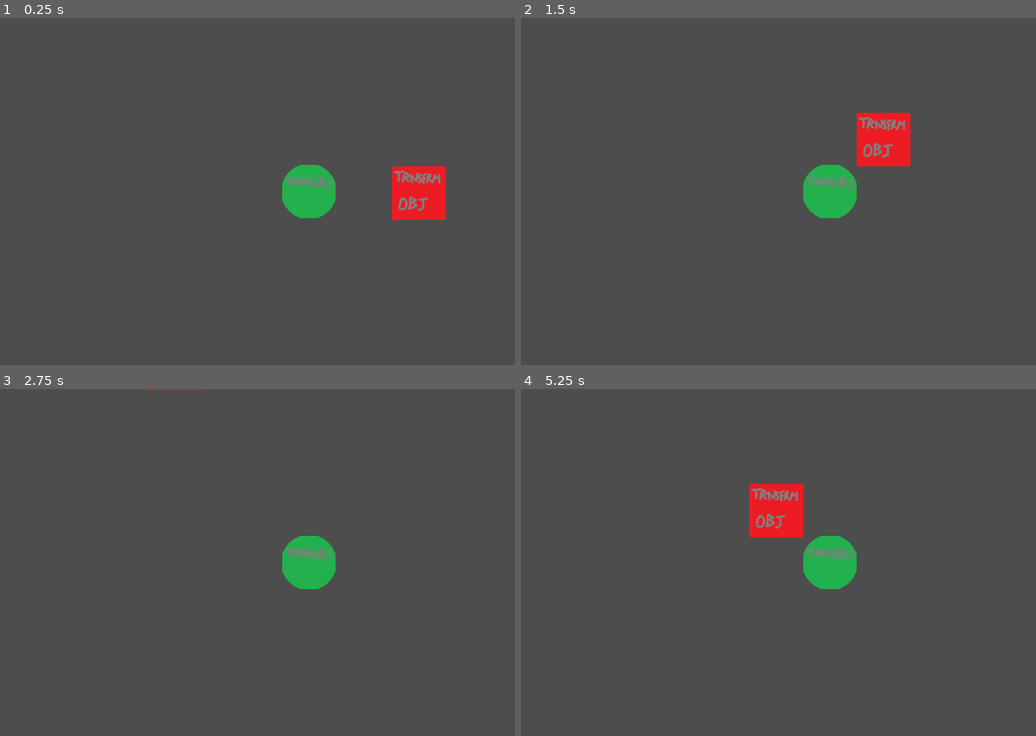
Above: before the commit, frames 1-4 (two rows, left to right).
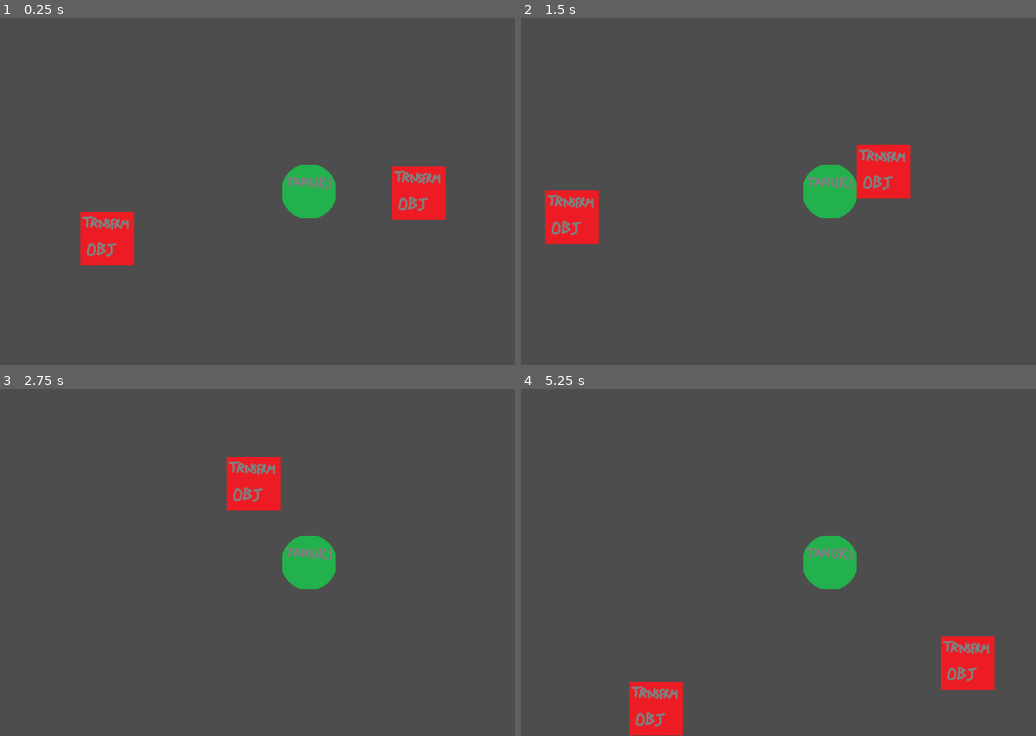
Above: after the commit, the same moments.

Repository: FinalExa/Tanuki
Game: Godot game, scene res://_Scenes/player_transform_test.tscn
Two runs of this game, one before a commit and one after it. Both use one fixed random seed, a clock stepped at 60 frames per second and the inputs below.
Inputs:
- Up to frame 1 (0.25 s): no input
- Up to frame 2 (1.5 s): tap Enter at 0.5 s; hold D (right) 0.53-1.28 s; tap Shift (interact, bound only after the commit) at 0.6 s; tap E (transformation, bound only after the commit) at 0.8, 1.35 s; hold S (down) from 1.28 s (still down)
- Up to frame 3 (2.75 s): tap Shift (interact, bound only after the commit) at 1.55, 2.1 s; release S (down) at 2.03 s; hold D (right) from 2.03 s (still down); tap E (transformation, bound only after the commit) at 2.3 s
- Up to frame 4 (5.25 s): release D (right) at 2.78 s; hold W (up) 2.78-3.53 s; tap E (transformation, bound only after the commit) at 2.85, 3.8, 4.35 s; tap Shift (interact, bound only after the commit) at 3.05, 3.6, 4.55, 5.1 s; hold A (left) 3.53-5.03 s; hold S (down) from 5.03 s (still down)

The runs differ from the first frame. In frame 1, 1.6% of the frame differs, in the area x 15-27%, y 55-72%; in frame 2, 3.8%; in frame 3, 1.7%; in frame 4, 4.9%, in the area x 21-93%, y 27-100%.

Commit message:
transformation part 1 done

Diff:
--- a/PlayerCharacter/PlayerCharacter.tscn
+++ b/PlayerCharacter/PlayerCharacter.tscn
@@ -1,15 +1,16 @@
-[gd_scene load_steps=4 format=3 uid="uid://dvqsbkk55uw2f"]
+[gd_scene load_steps=6 format=3 uid="uid://dvqsbkk55uw2f"]
 
-[ext_resource type="Script" path="res://PlayerCharacter/Scripts/CharacterMovement.gd" id="1_ulxk8"]
+[ext_resource type="Script" path="res://PlayerCharacter/Scripts/PlayerCharacter.gd" id="1_0akyq"]
+[ext_resource type="Script" path="res://PlayerCharacter/Scripts/PCMovement.gd" id="1_7j0ss"]
 [ext_resource type="Texture2D" uid="uid://dyiale1jrkaxh" path="res://PlayerCharacter/Sprites/PlayerSprite.png" id="2_qjwsv"]
+[ext_resource type="Script" path="res://PlayerCharacter/Scripts/TransformationChange.gd" id="3_bjmh7"]
 
 [sub_resource type="CircleShape2D" id="CircleShape2D_nxjry"]
 radius = 50.01
 
 [node name="PlayerCharacter" type="CharacterBody2D"]
-script = ExtResource("1_ulxk8")
-accelerationPerSecond = 2000
-defaultMaxSpeed = 500
+collision_layer = 3
+script = ExtResource("1_0akyq")
 
 [node name="CollisionShape2D" type="CollisionShape2D" parent="."]
 shape = SubResource("CircleShape2D_nxjry")
@@ -18,3 +19,20 @@
 texture = ExtResource("2_qjwsv")
 
 [node name="Camera2D" type="Camera2D" parent="."]
+
+[node name="TransformationChange" type="Node2D" parent="."]
+script = ExtResource("3_bjmh7")
+transformationDuration = 10
+tailActivationTime = 7
+transformationLockDuration = 1
+
+[node name="Movement" type="Node2D" parent="."]
+script = ExtResource("1_7j0ss")
+accelerationPerSecond = 700
+defaultMaxSpeed = 500
+
+[connection signal="set_body_ref" from="." to="Movement" method="_on_player_character_set_body_ref"]
+[connection signal="set_temp_trs" from="." to="TransformationChange" method="_on_player_character_set_temp_trs"]
+[connection signal="unset_temp_trs" from="." to="TransformationChange" method="_on_player_character_unset_temp_trs"]
+[connection signal="change_speed" from="TransformationChange" to="Movement" method="_on_transformation_change_change_speed"]
+[connection signal="reset_speed" from="TransformationChange" to="Movement" method="_on_transformation_change_reset_speed"]
--- a/PlayerCharacter/Scripts/CharacterMovement.gd
+++ b/PlayerCharacter/Scripts/PCMovement.gd
@@ -1,5 +1,6 @@
-extends CharacterBody2D
+extends Node2D
 
+var rigidbodyRef
 @export var accelerationPerSecond = 0
 @export var defaultMaxSpeed = 0
 var currentMaxSpeed
@@ -18,7 +19,7 @@
 		currentSpeed = 0
 	else: if(inputDirection!=Vector2.ZERO):
 		currentSpeed = clamp(currentSpeed+(accelerationPerSecond*delta),0,currentMaxSpeed)
-	velocity = inputDirection*currentSpeed
+	rigidbodyRef.velocity = inputDirection*currentSpeed
 
 func reset_max_speed():
 	set_max_speed(defaultMaxSpeed)
@@ -29,4 +30,16 @@
 func _physics_process(delta):
 	get_input()
 	set_current_speed(delta)
-	move_and_slide()
+	rigidbodyRef.move_and_slide()
+
+
+func _on_player_character_set_body_ref(body):
+	rigidbodyRef = body
+
+
+func _on_transformation_change_change_speed(receivedSpeed):
+	set_max_speed(receivedSpeed)
+
+
+func _on_transformation_change_reset_speed():
+	reset_max_speed()
--- /dev/null
+++ b/PlayerCharacter/Scripts/PlayerCharacter.gd
@@ -0,0 +1,14 @@
+extends CharacterBody2D
+
+signal set_body_ref
+signal set_temp_trs
+signal unset_temp_trs
+
+func _ready():
+	emit_signal("set_body_ref", self)
+
+func _on_transformation_object_set_trs_ready(trsName, speed, properties):
+	emit_signal("set_temp_trs", trsName, speed, properties)
+
+func _on_transformation_object_set_trs_not_ready():
+	emit_signal("unset_temp_trs")
--- /dev/null
+++ b/PlayerCharacter/Scripts/TransformationChange.gd
@@ -0,0 +1,85 @@
+extends Node2D
+
+signal change_speed
+signal reset_speed
+
+var isInsidePossibleTransformationObject
+var tempTransformationName
+var tempTransformationSpeed
+var tempTransformationProperties
+
+var currentTransformationSet
+var currentTransformationName
+var currentTransformationSpeed
+var currentTransformationProperties
+
+var isTransformed
+@export var transformationDuration = 0
+@export var tailActivationTime = 0
+var transformationTimer
+
+@export var transformationLockDuration = 0
+var transformationLockTimer
+var transformationLock = false
+
+func _process(delta):
+	set_new_transformation()
+	activate_transformation()
+	manual_deactivate_transformation()
+	transformation_active(delta)
+	transformation_lock(delta)
+
+func _on_player_character_set_temp_trs(tempName, tempSpeed, tempProperties):
+	isInsidePossibleTransformationObject = true
+	tempTransformationName = tempName
+	tempTransformationSpeed = tempSpeed
+	tempTransformationProperties = tempProperties
+
+func _on_player_character_unset_temp_trs():
+	isInsidePossibleTransformationObject = false
+
+func set_new_transformation():
+	if (Input.is_action_just_pressed("interact") && isInsidePossibleTransformationObject):
+		currentTransformationSet = true
+		currentTransformationName = tempTransformationName
+		currentTransformationSpeed = tempTransformationSpeed
+		currentTransformationProperties = tempTransformationProperties
+		print(currentTransformationName)
+
+func activate_transformation():
+	if (Input.is_action_just_pressed("transformation") && currentTransformationSet && !isTransformed && !transformationLock):
+		print("IT'S MORBIN' TIME")
+		transformationTimer = 0
+		emit_signal("change_speed", currentTransformationSpeed)
+		isTransformed = true
+		transformation_lock_activate()
+
+func manual_deactivate_transformation():
+	if (Input.is_action_just_pressed("transformation") && isTransformed && !transformationLock):
+		deactivate_transformation()
+
+func deactivate_transformation():
+	print("Morbin time over...")
+	emit_signal("reset_speed")
+	isTransformed = false
+	transformation_lock_activate()
+
+func transformation_active(delta):
+	if (isTransformed):
+		if (transformationTimer<transformationDuration):
+			transformationTimer+=delta
+			# if(transformationTimer>=tailActivationTime):
+				#activate tail
+		else:
+			deactivate_transformation()
+
+func transformation_lock_activate():
+	transformationLock = true
+	transformationLockTimer = 0
+
+func transformation_lock(delta):
+	if (transformationLock):
+		if (transformationLockTimer<transformationLockDuration):
+			transformationLockTimer+=delta
+		else:
+			transformationLock = false
--- /dev/null
+++ b/TransformationObjects/Scripts/TransformationObjectData.gd
@@ -0,0 +1,15 @@
+extends StaticBody2D
+
+signal set_trs_ready
+signal set_trs_notReady
+
+@export var transformedName = ""
+@export var transformedMaxSpeed = 0
+@export var transformedProperties = []
+
+
+func _on_trigger_area_set_change_trs_available(status):
+	if (status == true):
+		emit_signal("set_trs_ready", transformedName, transformedMaxSpeed, transformedProperties)
+	else:
+		emit_signal("set_trs_notReady")
--- /dev/null
+++ b/TransformationObjects/Scripts/TriggerArea.gd
@@ -0,0 +1,9 @@
+extends Area2D
+
+signal set_changeTrs_available
+
+func _on_body_entered(body):
+	emit_signal("set_changeTrs_available", true)
+
+func _on_body_exited(body):
+	emit_signal("set_changeTrs_available", false)
--- a/TransformationObjects/TriggerArea.gd
+++ /dev/null
@@ -1,14 +0,0 @@
-extends Area2D
-
-var  playerIsIn
-
-func _ready():
-	print(playerIsIn)
-
-func _on_body_entered(body):
-	playerIsIn = true
-	print(playerIsIn)
-
-func _on_body_exited(body):
-	playerIsIn = false
-	print(playerIsIn)
--- a/TransformationObjects/transformation_object.tscn
+++ b/TransformationObjects/transformation_object.tscn
@@ -1,7 +1,8 @@
-[gd_scene load_steps=5 format=3 uid="uid://dkix8gwtvv1ki"]
+[gd_scene load_steps=6 format=3 uid="uid://dkix8gwtvv1ki"]
 
+[ext_resource type="Script" path="res://TransformationObjects/Scripts/TransformationObjectData.gd" id="1_a53xs"]
 [ext_resource type="Texture2D" uid="uid://b1c75rfnpya55" path="res://TransformationObjects/Sprites/transformObject.png" id="1_qk2ye"]
-[ext_resource type="Script" path="res://TransformationObjects/TriggerArea.gd" id="2_aq3f5"]
+[ext_resource type="Script" path="res://TransformationObjects/Scripts/TriggerArea.gd" id="3_k167w"]
 
 [sub_resource type="RectangleShape2D" id="RectangleShape2D_3gx12"]
 size = Vector2(100, 100)
@@ -10,6 +11,10 @@
 size = Vector2(144, 144)
 
 [node name="TransformationObject" type="StaticBody2D"]
+script = ExtResource("1_a53xs")
+transformedName = "Statue"
+transformedMaxSpeed = 300
+transformedProperties = ["Sturdy"]
 
 [node name="CollisionShape2D" type="CollisionShape2D" parent="."]
 shape = SubResource("RectangleShape2D_3gx12")
@@ -18,10 +23,12 @@
 texture = ExtResource("1_qk2ye")
 
 [node name="TriggerArea" type="Area2D" parent="."]
-script = ExtResource("2_aq3f5")
+collision_layer = 2
+script = ExtResource("3_k167w")
 
 [node name="CollisionShape2D" type="CollisionShape2D" parent="TriggerArea"]
 shape = SubResource("RectangleShape2D_10nd7")
 
 [connection signal="body_entered" from="TriggerArea" to="TriggerArea" method="_on_body_entered"]
 [connection signal="body_exited" from="TriggerArea" to="TriggerArea" method="_on_body_exited"]
+[connection signal="set_changeTrs_available" from="TriggerArea" to="." method="_on_trigger_area_set_change_trs_available"]
--- a/_Scenes/player_transform_test.tscn
+++ b/_Scenes/player_transform_test.tscn
@@ -9,3 +9,14 @@
 
 [node name="TransformationObject" parent="." instance=ExtResource("2_67gti")]
 position = Vector2(205, 3)
+transformedMaxSpeed = 200
+
+[node name="TransformationObject2" parent="." instance=ExtResource("2_67gti")]
+position = Vector2(-376, 88)
+transformedName = "Poop"
+transformedMaxSpeed = 1000
+
+[connection signal="set_trs_notReady" from="TransformationObject" to="PlayerCharacter" method="_on_transformation_object_set_trs_not_ready"]
+[connection signal="set_trs_ready" from="TransformationObject" to="PlayerCharacter" method="_on_transformation_object_set_trs_ready"]
+[connection signal="set_trs_notReady" from="TransformationObject2" to="PlayerCharacter" method="_on_transformation_object_set_trs_not_ready"]
+[connection signal="set_trs_ready" from="TransformationObject2" to="PlayerCharacter" method="_on_transformation_object_set_trs_ready"]
--- a/project.godot
+++ b/project.godot
@@ -41,3 +41,17 @@
 "events": [Object(InputEventKey,"resource_local_to_scene":false,"resource_name":"","device":-1,"window_id":0,"alt_pressed":false,"shift_pressed":false,"ctrl_pressed":false,"meta_pressed":false,"pressed":false,"keycode":0,"physical_keycode":68,"key_label":0,"unicode":100,"echo":false,"script":null)
 ]
 }
+interact={
+"deadzone": 0.5,
+"events": [Object(InputEventKey,"resource_local_to_scene":false,"resource_name":"","device":-1,"window_id":0,"alt_pressed":false,"shift_pressed":false,"ctrl_pressed":false,"meta_pressed":false,"pressed":false,"keycode":0,"physical_keycode":4194325,"key_label":0,"unicode":0,"echo":false,"script":null)
+]
+}
+transformation={
+"deadzone": 0.5,
+"events": [Object(InputEventKey,"resource_local_to_scene":false,"resource_name":"","device":-1,"window_id":0,"alt_pressed":false,"shift_pressed":false,"ctrl_pressed":false,"meta_pressed":false,"pressed":false,"keycode":0,"physical_keycode":69,"key_label":0,"unicode":101,"echo":false,"script":null)
+]
+}
+
+[layer_names]
+
+2d_physics/layer_2="Player"
